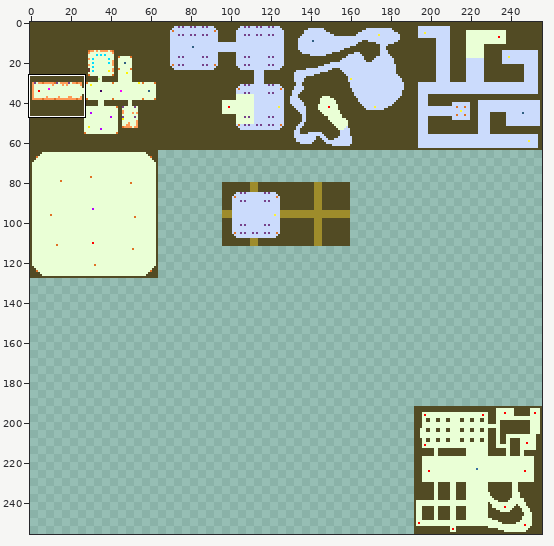
Edited in one commit: pixel-art file (assets/image/level.aseprite). The first picture is a wide view before the edit; the outline marks the close-up.
Close-up. As it was:
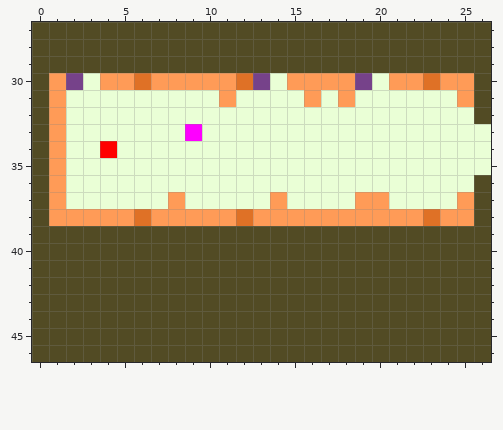
256x256 pixels, 1 frame. Colours within 5 levels of each other are drawn and written as one. Shown: x 0..26, y 27..46. The commit also changed other parts of the picture, which this record leaves out.
New version:
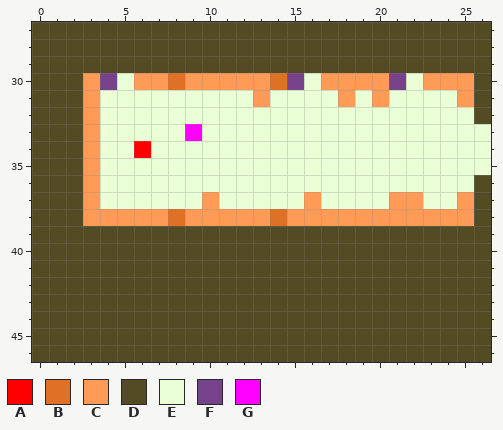
Palette (. is transparent): A #ff0000  B #df7126  C #ff9b57  D #524b24  E #eaffd6  F #76428a  G #fe00ff
Diff:
y 30: x 1..6 CFECCB -> DDCFEC; x 8 C -> B; x 12..16 BFECC -> CCBFE; x 19..23 FECCB -> CCFEC
y 31: x 1..3 CEE -> DDC; x 11 C -> E; x 13 E -> C; x 16 C -> E; x 20 E -> C
y 32..33: x 1..3 CEE -> DDC
y 34: x 1..4 CEEA -> DDCE; x 6 E -> A
y 35..36: x 1..3 CEE -> DDC
y 37: x 1..3 CEE -> DDC; x 8 C -> E; x 10 E -> C; x 14 C -> E; x 16 E -> C; x 19..22 CCEE -> EECC
y 38: x 1..2 CC -> DD; x 6 B -> C; x 8 C -> B; x 12 B -> C; x 14 C -> B; x 23 B -> C
